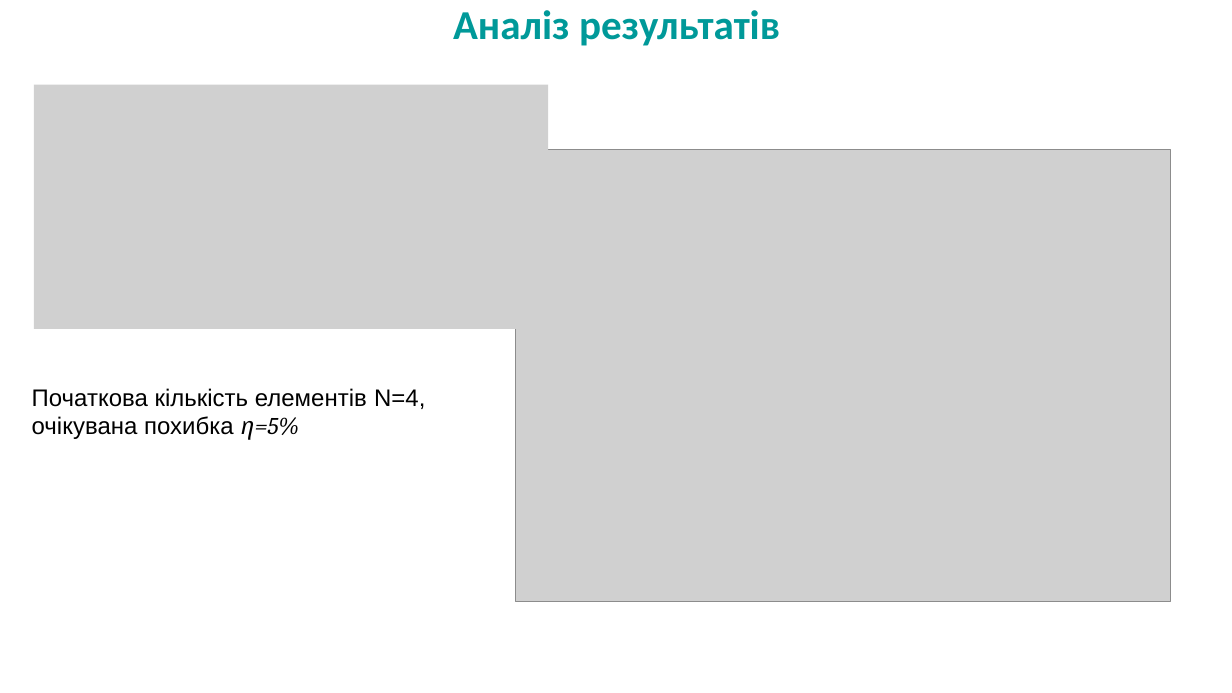
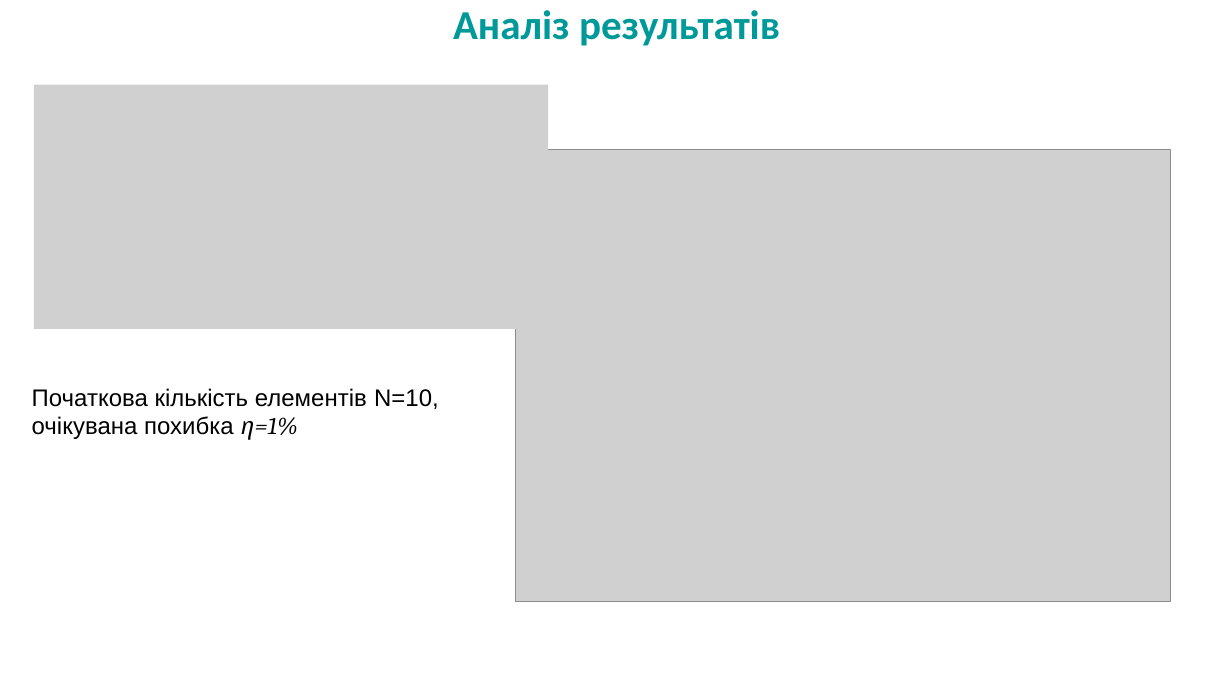
Before and after one commit to BohdanRomaniuk/AdaptiveFEM, a slide deck: slide 10 of docs/Романюк Богдан ПМі-53.pptx. Drawn at 1232x693 pixels with LibreOffice and Linux fonts; fonts in the diff are those of the drawing; grey boxes stand for pictures; background and template pictures are left out. Boxes give left, top, right and bottom in pixels: in the first picture for what was removed or moved away, otherwise in the second. Text is boxed around its words. In the diff, an @@ line names an element or a change of style, - is before the commit and + after.

```diff
--- a/docs/Романюк Богдан ПМі-53.pptx
+++ b/docs/Романюк Богдан ПМі-53.pptx
@@ text at [32, 388, 439, 440]: text changed @@
-Початкова кількість елементів N=4, очікувана похибка η=5%
+Початкова кількість елементів N=10, очікувана похибка η=1%
```
Also in this commit, not shown: 5 other slides changed, 3 slides added, 6 other files.
